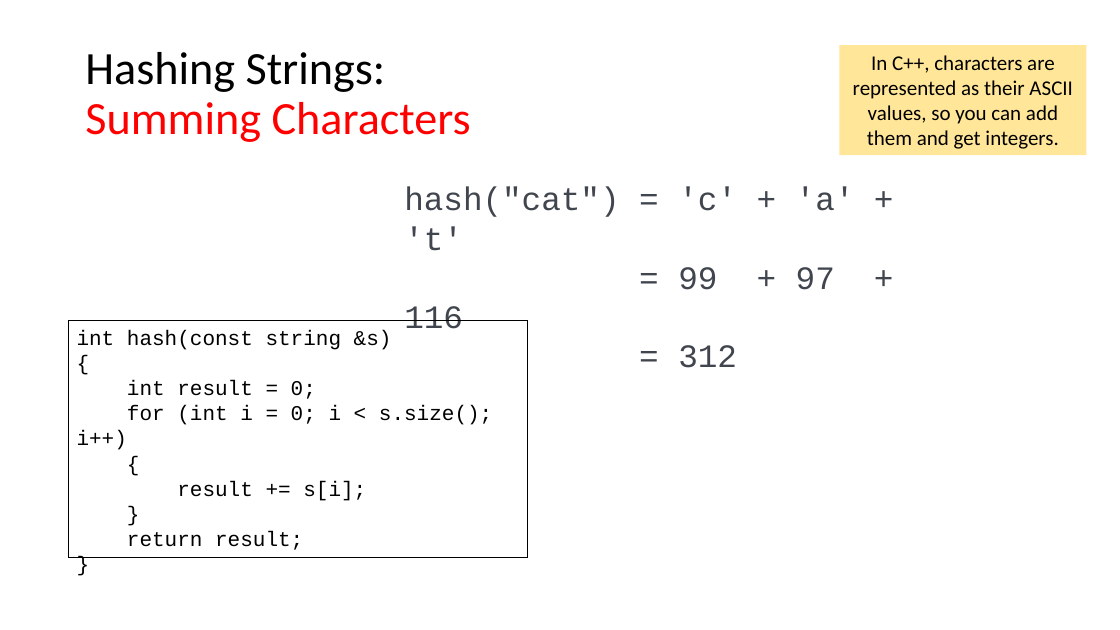
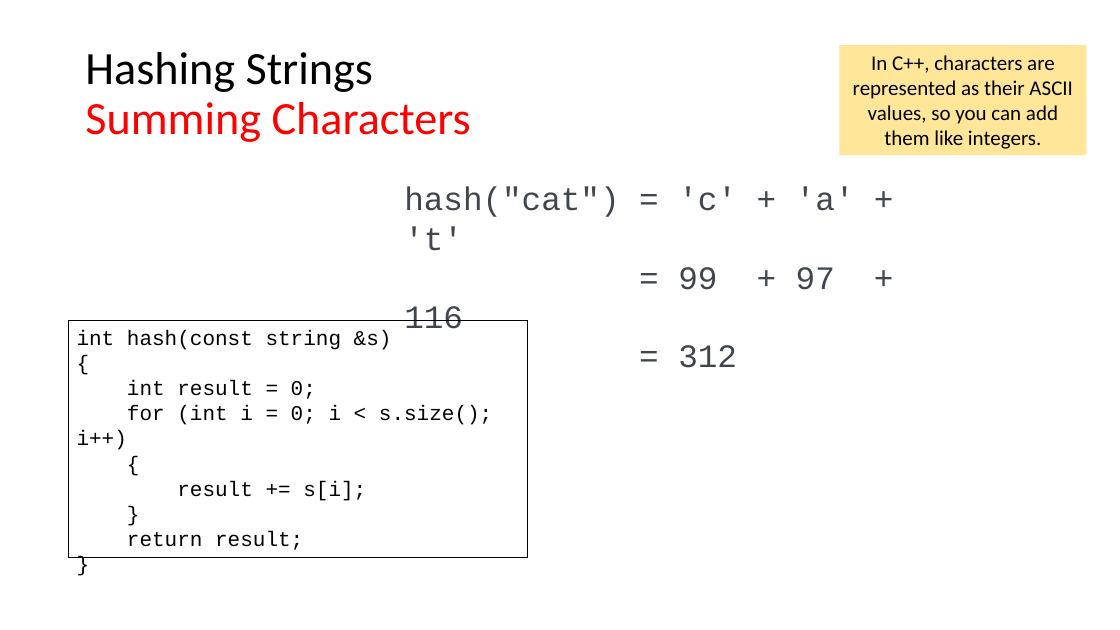
Before and after one commit to tjd1234/cmpt225summer2023, a slide deck: slide 36 of lecture_notes/week8/week8_maps_and_hashing.pptx (slide 35 before the commit). Drawn at 1120x630 pixels with LibreOffice and Linux fonts; fonts in the diff are those of the drawing. Boxes give left, top, right and bottom in pixels: in the first picture for what was removed or moved away, otherwise in the second. Text is boxed around its words. In the diff, an @@ line names an element or a change of style, - is before the commit and + after.

```diff
--- a/lecture_notes/week8/week8_maps_and_hashing.pptx
+++ b/lecture_notes/week8/week8_maps_and_hashing.pptx
@@ title at (85,52,471,142): text changed @@
-Hashing Strings: Summing Characters
+Hashing Strings Summing Characters
@@ text in rectangle at (853,55,1073,149): text changed @@
-In C++, characters are represented as their ASCII values, so you can add them and get integers.
+In C++, characters are represented as their ASCII values, so you can add them like integers.
```
Also in this commit, not shown: 22 other slides changed, 1 slide added, 2 other files.
